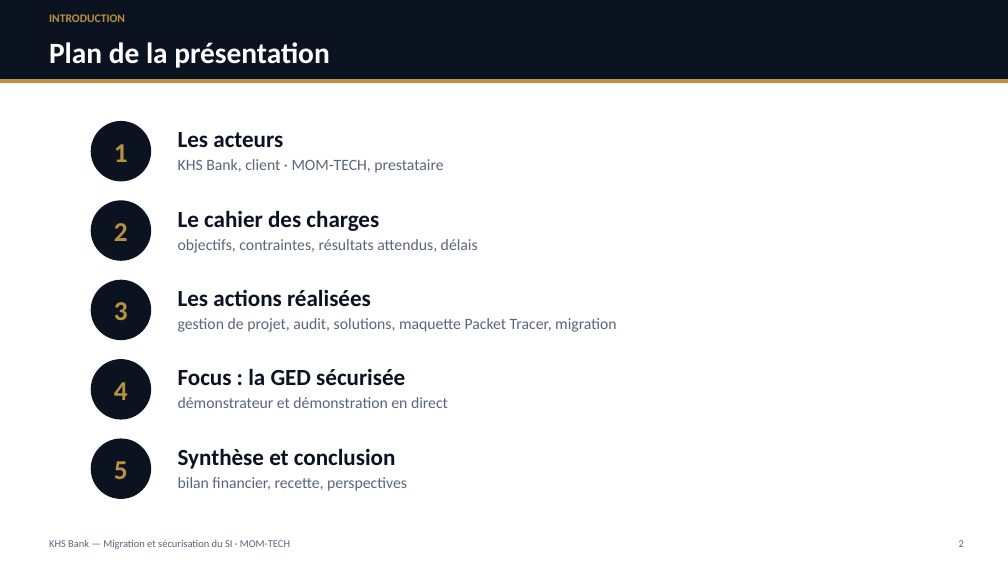
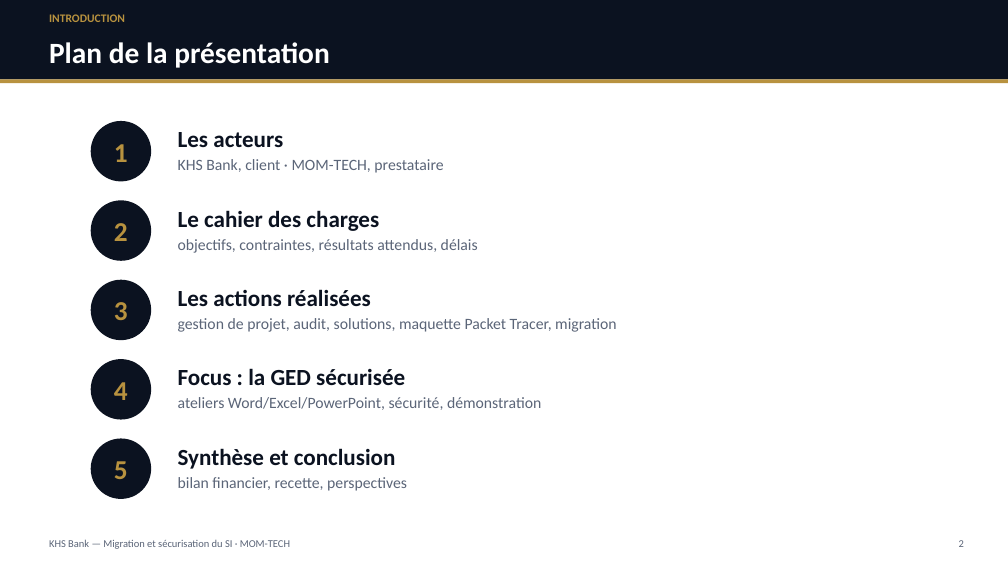
Before and after one commit to ngonomessi-cmd/projet-fin-etude, a slide deck: slide 2 of soutenance/Soutenance_KHS_Bank_MOM-TECH.pptx. Drawn at 1008x567 pixels with LibreOffice and Linux fonts; fonts in the diff are those of the drawing. Boxes give left, top, right and bottom in pixels: in the first picture for what was removed or moved away, otherwise in the second. Text is boxed around its words. In the diff, an @@ line names an element or a change of style, - is before the commit and + after.

```diff
--- a/soutenance/Soutenance_KHS_Bank_MOM-TECH.pptx
+++ b/soutenance/Soutenance_KHS_Bank_MOM-TECH.pptx
@@ text at (x1=178, y1=397, x2=541, y2=410): text changed @@
-démonstrateur et démonstration en direct
+ateliers Word/Excel/PowerPoint, sécurité, démonstration
```
Also in this commit, not shown: 2 other slides changed, 12 other files.
